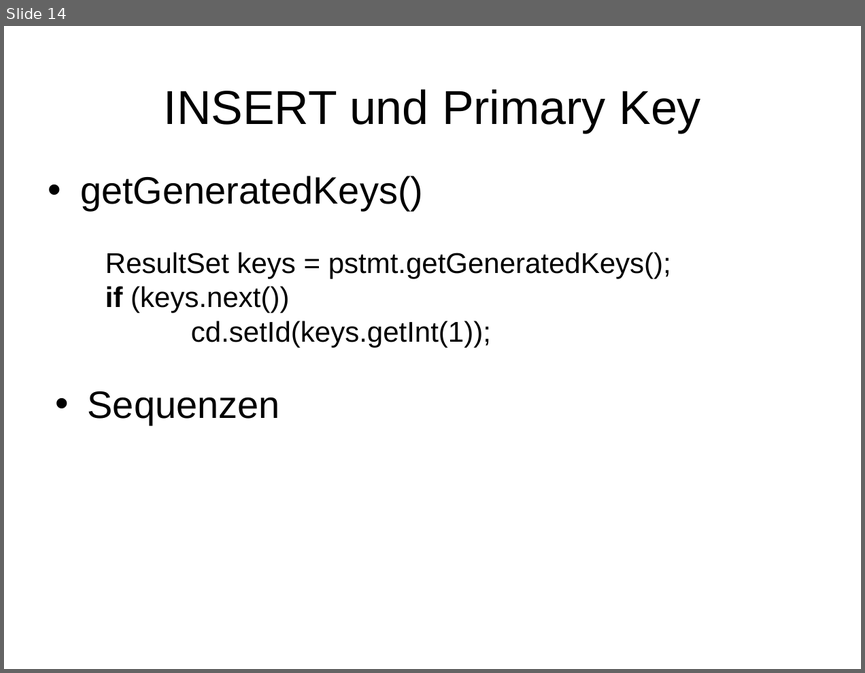
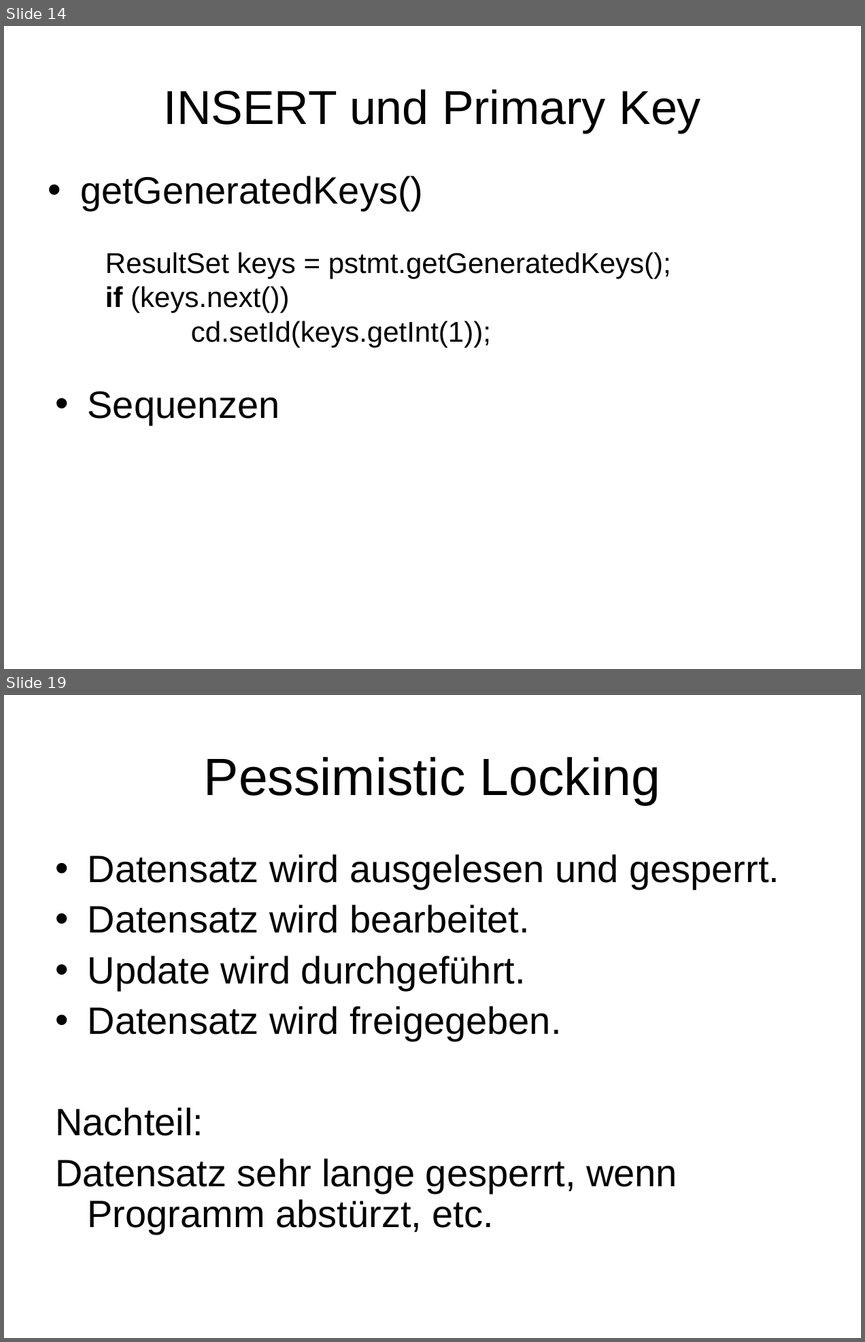
Before and after one commit to radlbauer/pr-gse, a slide deck: wiki/ppt/ORM.ppt. Shown one above the other, each under a label of ours: slide 14 before the commit, slides 14 and 19 after it; the slides between them are not shown. The pictures are 865x673 and 865x1342 pixels, drawn with LibreOffice and Linux fonts; fonts in the diff are those of the drawing. Boxes give left, top, right and bottom in pixels: in the first picture for what was removed or moved away, otherwise in the second. Text is boxed around its words. In the diff, an @@ line names an element or a change of style, - is before the commit and + after.

```diff
--- a/wiki/ppt/ORM.ppt
+++ b/wiki/ppt/ORM.ppt
@@ slide 19 added at box(4, 695, 861, 1338), background #FFFFFF @@
@@ title added at box(204, 757, 660, 805), 44 pt, text #000000 @@
+Pessimistic Locking
@@ text added at box(55, 854, 779, 1234), 32 pt, text #000000 @@
+• Datensatz wird ausgelesen und gesperrt.
+• Datensatz wird bearbeitet.
+• Update wird durchgeführt.
+• Datensatz wird freigegeben.
+Nachteil:
+Datensatz sehr lange gesperrt, wenn Programm abstürzt, etc.
```
Also in this commit, not shown: 1 slide changed, 6 other slides added, 13 other files.
